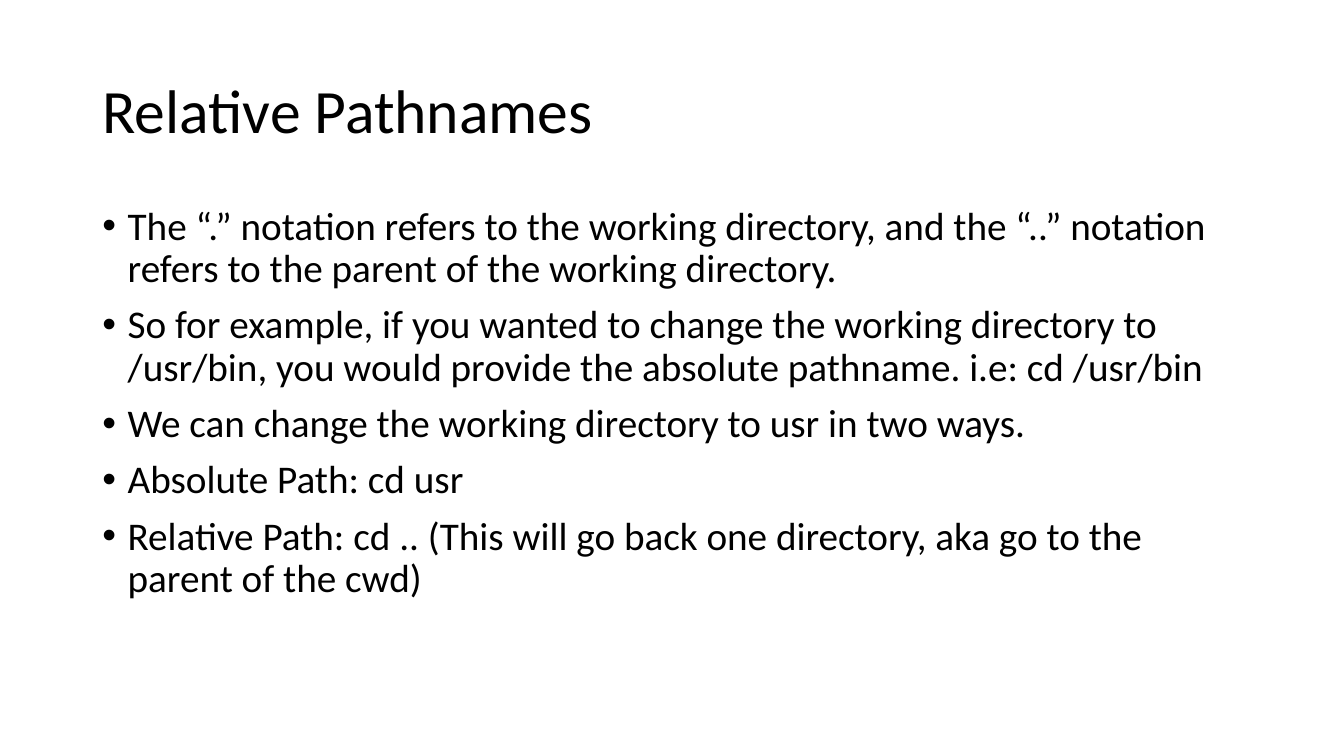
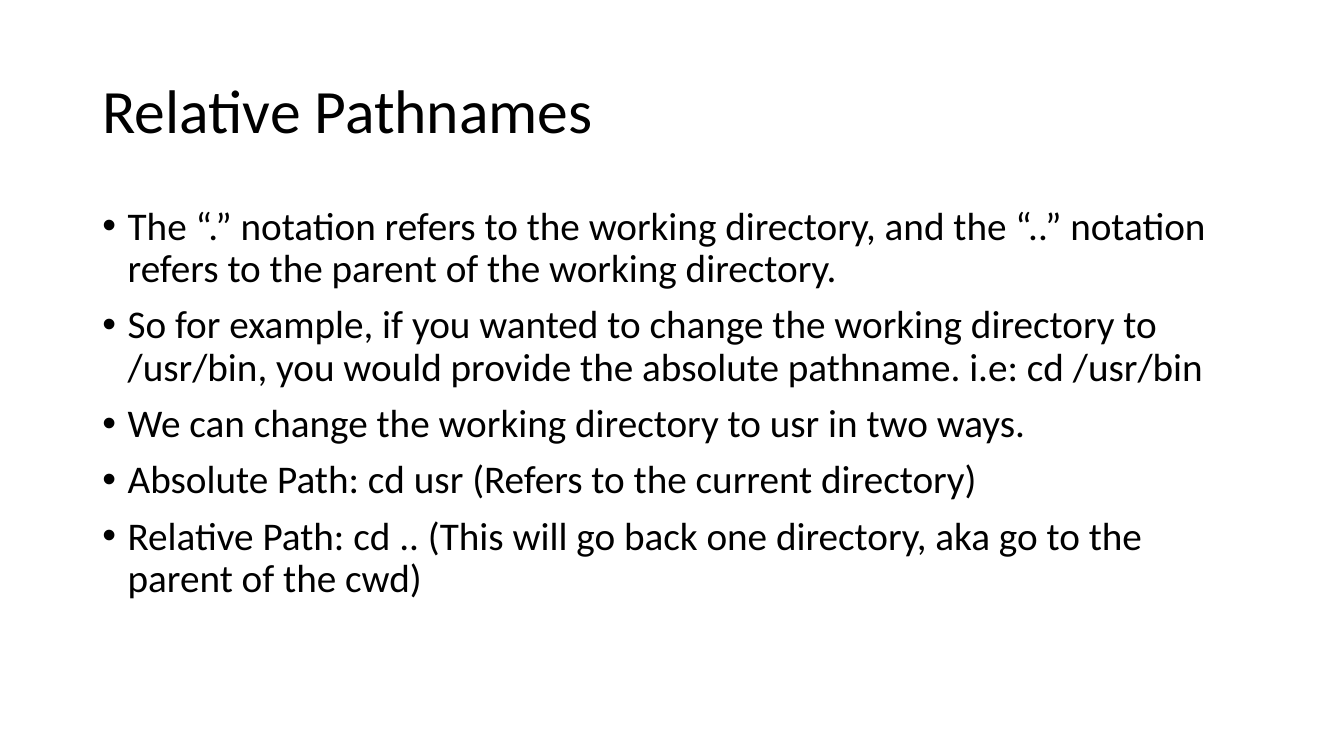
Before and after one commit to znorcross211/CSI402-Notes, a slide deck: slide 10 of Notes/shell-notes.pptx. Drawn at 1344x756 pixels with LibreOffice and Linux fonts; fonts in the diff are those of the drawing. Boxes give left, top, right and bottom in pixels: in the first picture for what was removed or moved away, otherwise in the second. Text is boxed around its words. In the diff, an @@ line names an element or a change of style, - is before the commit and + after.

```diff
--- a/Notes/shell-notes.pptx
+++ b/Notes/shell-notes.pptx
@@ text at box(128, 464, 976, 500): text changed @@
-• Absolute Path: cd usr
+• Absolute Path: cd usr (Refers to the current directory)
```
Also in this commit, not shown: 1 other slide changed, 6 slides added, 1 slide removed, 2 other files.
